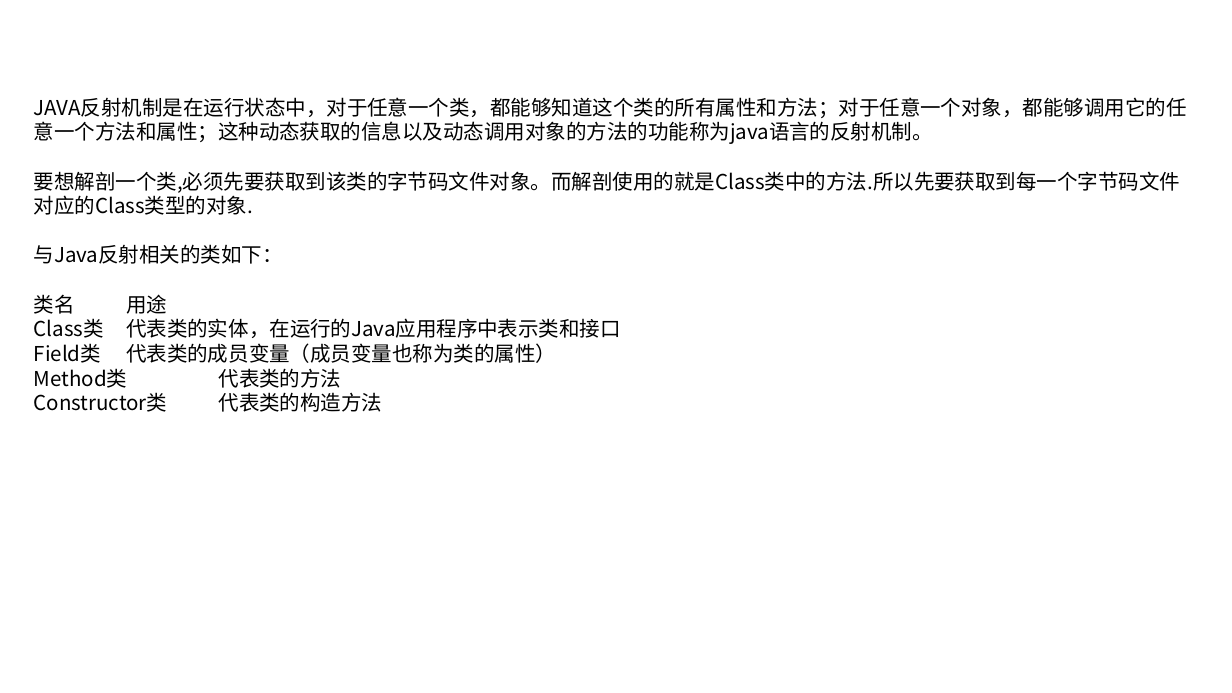
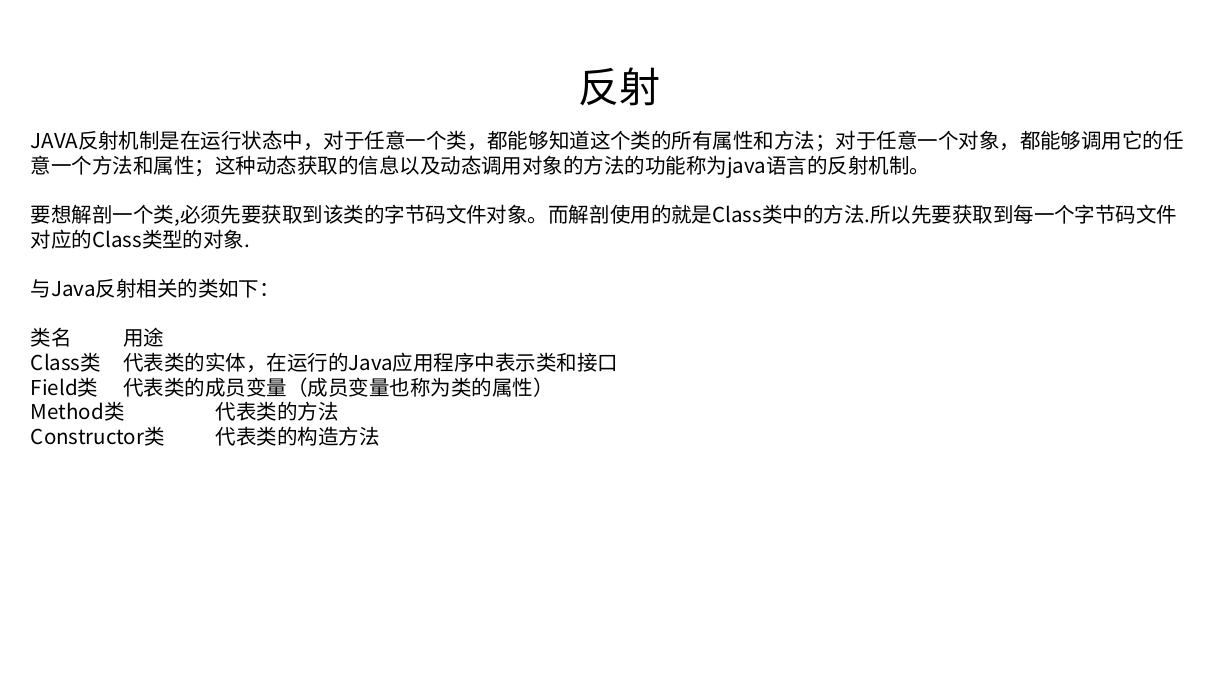
Before and after one commit to linkknown/PPT, a slide deck: slide 10 of 基础PPT/第9章：Java反射简介.pptx (slide 9 before the commit). Drawn at 1232x693 pixels with LibreOffice and Linux fonts; fonts in the diff are those of the drawing; background and template pictures are left out. Boxes give left, top, right and bottom in pixels: in the first picture for what was removed or moved away, otherwise in the second. Text is boxed around its words. In the diff, an @@ line names an element or a change of style, - is before the commit and + after.

```diff
--- a/基础PPT/第9章：Java反射简介.pptx
+++ b/基础PPT/第9章：Java反射简介.pptx
@@ text added at box(578, 67, 660, 106), 32 pt, text #000000 @@
+反射
@@ text "JAVA反射机制是在运行状态中，对于任意一个类，都能够知道这个类的所有属性和方法；对于任意一个对象，都能够调用它的任意一 ...": place and size @@
-text "JAVA反射机制是在运行状态中，对于任意一个类，都能够知道这个类的所有属性和方法；对于任意一个对象，都能够调用它的任意一 ..." at box(34, 97, 1187, 412)
+text "JAVA反射机制是在运行状态中，对于任意一个类，都能够知道这个类的所有属性和方法；对于任意一个对象，都能够调用它的任意一 ..." at box(31, 130, 1184, 446)
```
Also in this commit, not shown: 5 other slides changed, 3 slides added, 6 slides removed, 1 other file.
